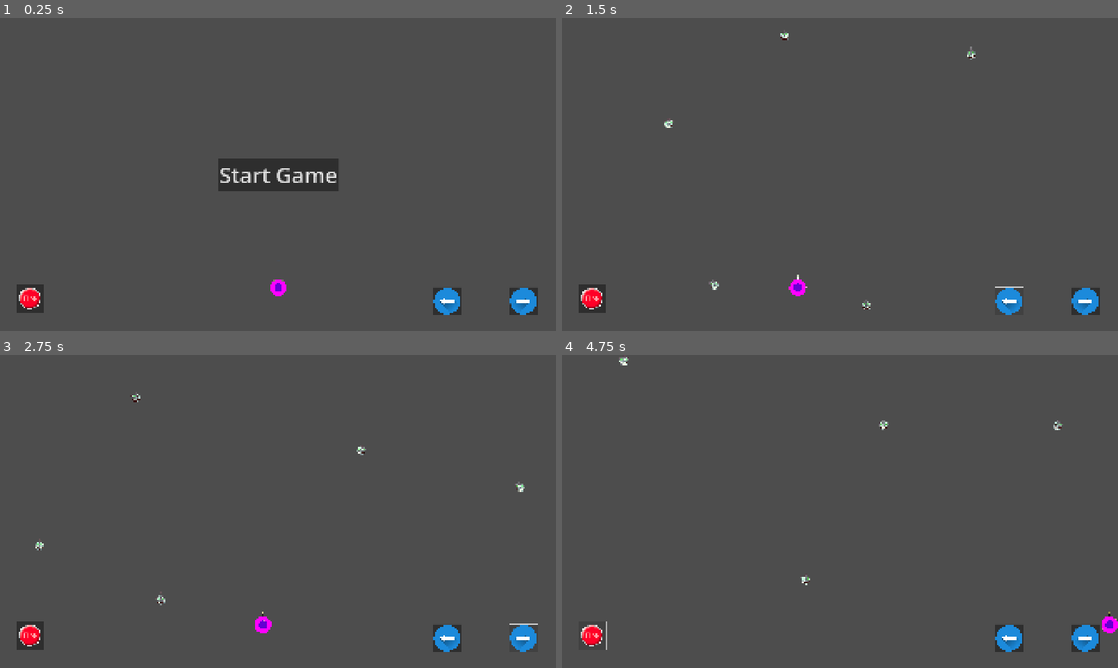
Above: before the commit, frames 1-4 (two rows, left to right).
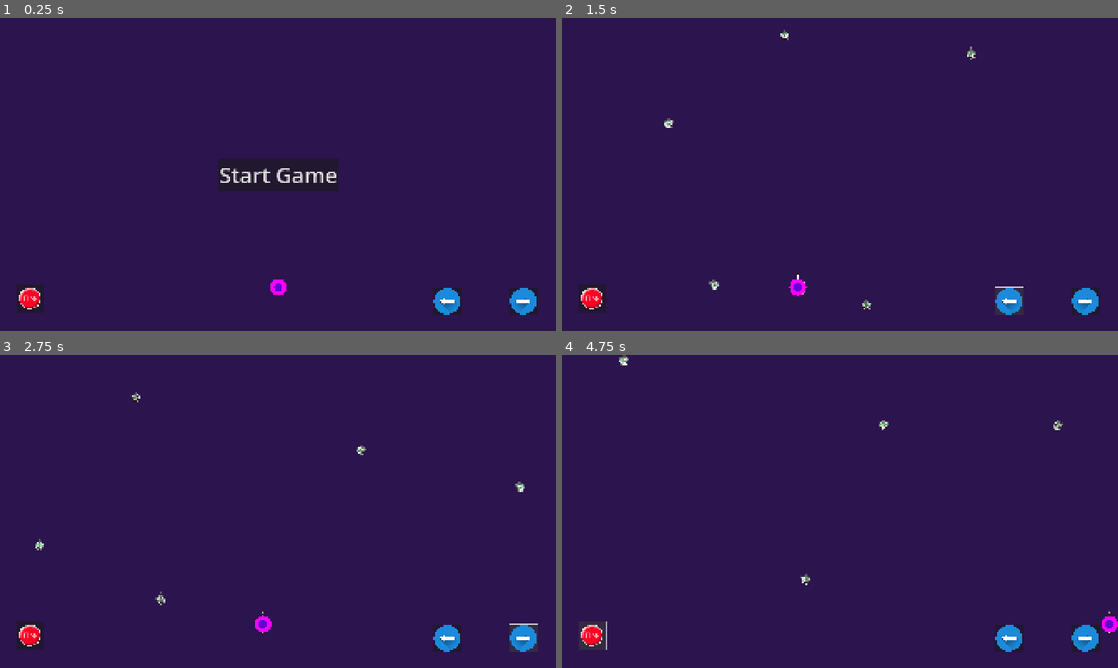
Above: after the commit, the same moments.

Repository: LynnWilsonArt/aliens
Game: Godot game, scene res://main/main.tscn
Two runs of this game, one before a commit and one after it. Both use one fixed random seed, a clock stepped at 60 frames per second and the inputs below.
Inputs (mouse positions are in pixels of both pictures, inside the frame that each line leads up to):
- Up to frame 1 (0.25 s): no input
- Up to frame 2 (1.5 s): click "Start Game" at 0.5 s; click (1006, 299) at 1.25 s
- Up to frame 3 (2.75 s): click (522, 636) at 2 s
- Up to frame 4 (4.75 s): click (589, 636) at 2.75 s; hold Right (right) 3.53-4.28 s; hold Space (shoot) 3.53-4.28 s; hold Down (down) from 4.28 s (still down); tap Space (shoot) at 4.35 s

The runs differ from the first frame. In frame 1, 96% of the frame differs, in the area x 0-100%, y 0-100%; in frame 2, 98%; in frame 3, 98%; in frame 4, 98%.

Commit message:
All Working for Android
Need to enlarge buttons
implement player stop
implement  rapid fire

Diff:
--- a/main/main.tscn
+++ b/main/main.tscn
@@ -10,29 +10,39 @@
 [node name="Main" type="Node2D" groups=["enemies"]]
 script = ExtResource("1_2dg70")
 
-[node name="CanvasLayer" type="CanvasLayer" parent="."]
-visible = false
+[node name="ColorRect" type="ColorRect" parent="."]
+offset_top = -2.0
+offset_right = 1920.0
+offset_bottom = 1078.0
+color = Color(0.172106, 0.0795399, 0.307343, 1)
 
-[node name="ColorRect" type="ColorRect" parent="CanvasLayer"]
+[node name="VBoxContainer" type="VBoxContainer" parent="."]
 anchors_preset = 15
 anchor_right = 1.0
 anchor_bottom = 1.0
+offset_top = -2.0
+offset_right = 1920.0
+offset_bottom = 1078.0
 grow_horizontal = 2
 grow_vertical = 2
-color = Color(0.58, 0.58, 0.4814, 1)
+size_flags_horizontal = 0
+
+[node name="HUD" parent="VBoxContainer" instance=ExtResource("6_kfbq2")]
+
+[node name="Laser" parent="VBoxContainer" instance=ExtResource("4_7v8bt")]
+position = Vector2(0, 2)
+
+[node name="Walls" parent="VBoxContainer" instance=ExtResource("3_nqko8")]
+visible = false
+position = Vector2(0, 2)
+
+[node name="PLayer" parent="VBoxContainer" instance=ExtResource("3_1a7os")]
+position = Vector2(0, 2)
 
 [node name="Global" parent="." instance=ExtResource("6_83tlt")]
 
-[node name="HUD" parent="." instance=ExtResource("6_kfbq2")]
-
-[node name="PLayer" parent="." instance=ExtResource("3_1a7os")]
-
-[node name="Walls" parent="." instance=ExtResource("3_nqko8")]
-
-[node name="Laser" parent="." instance=ExtResource("4_7v8bt")]
-
+[connection signal="fire_laser" from="VBoxContainer/HUD" to="VBoxContainer/PLayer" method="_on_hud_fire_laser"]
+[connection signal="move_left" from="VBoxContainer/HUD" to="VBoxContainer/PLayer" method="_on_hud_move_left"]
+[connection signal="move_right" from="VBoxContainer/HUD" to="VBoxContainer/PLayer" method="_on_hud_move_right"]
+[connection signal="start_game" from="VBoxContainer/HUD" to="." method="_on_start_button_pressed"]
 [connection signal="enemy_died" from="Global" to="." method="on_enemy_died"]
-[connection signal="fire_laser" from="HUD" to="PLayer" method="_on_hud_fire_laser"]
-[connection signal="move_left" from="HUD" to="PLayer" method="_on_hud_move_left"]
-[connection signal="move_right" from="HUD" to="PLayer" method="_on_hud_move_right"]
-[connection signal="start_game" from="HUD" to="." method="_on_start_button_pressed"]
--- a/project.godot
+++ b/project.godot
@@ -25,7 +25,6 @@
 window/size/viewport_height=1080
 window/size/borderless=true
 window/stretch/mode="canvas_items"
-window/stretch/aspect="expand"
 
 [dotnet]
 
